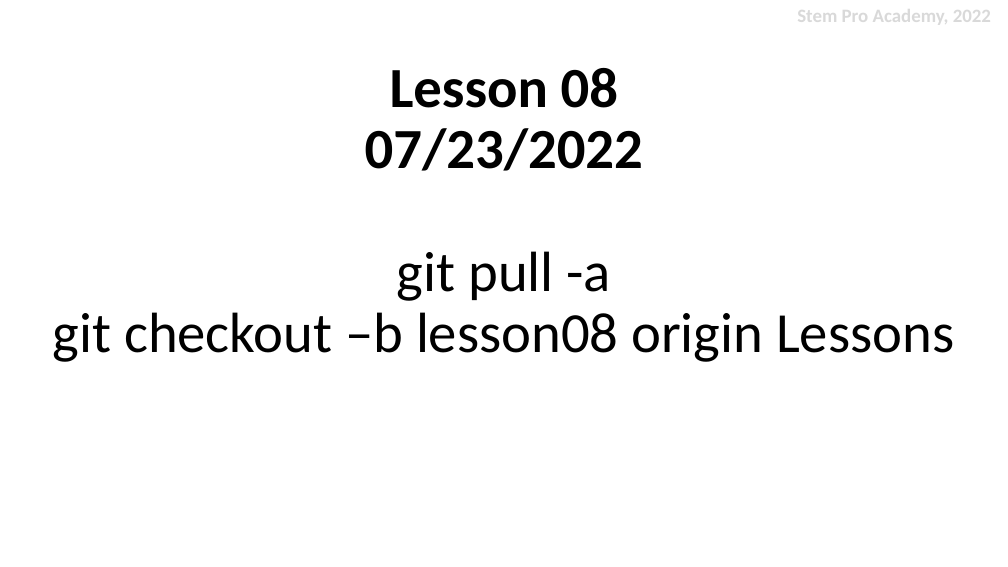
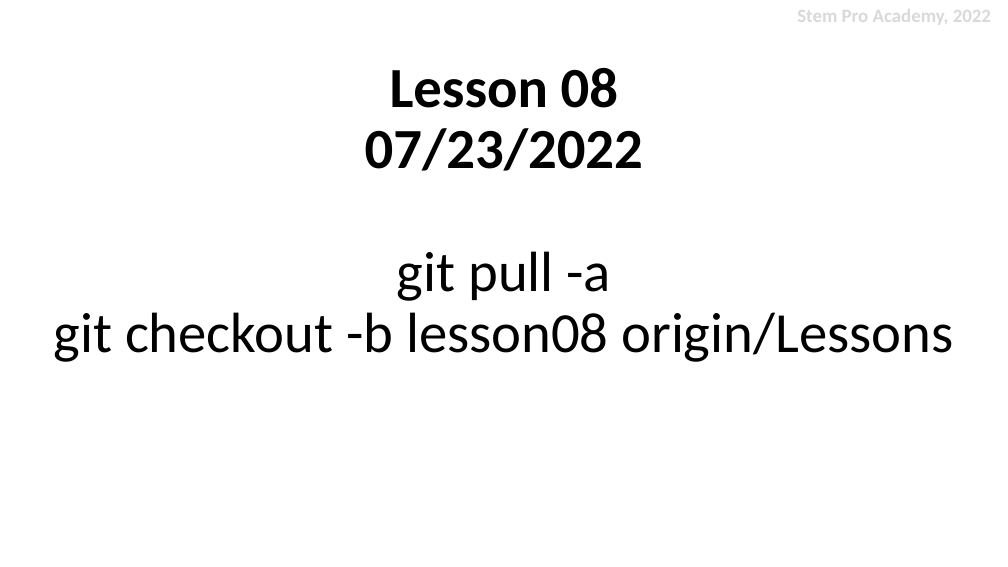
Before and after one commit to stemproaca/basemip, a slide deck: slide 1 of Lessons/Lesson08/Lesson08.pptx. Drawn at 1008x567 pixels with LibreOffice and Linux fonts; fonts in the diff are those of the drawing. Boxes give left, top, right and bottom in pixels: in the first picture for what was removed or moved away, otherwise in the second. Text is boxed around its words. In the diff, an @@ line names an element or a change of style, - is before the commit and + after.

```diff
--- a/Lessons/Lesson08/Lesson08.pptx
+++ b/Lessons/Lesson08/Lesson08.pptx
@@ title at [54,68,953,362]: text changed @@
-Lesson 08
-07/23/2022
-git pull -a
-git checkout –b lesson08 origin Lessons
+Lesson 08
+07/23/2022
+git pull -a
+git checkout -b lesson08 origin/Lessons
```
Also in this commit, not shown: 2 other files.
